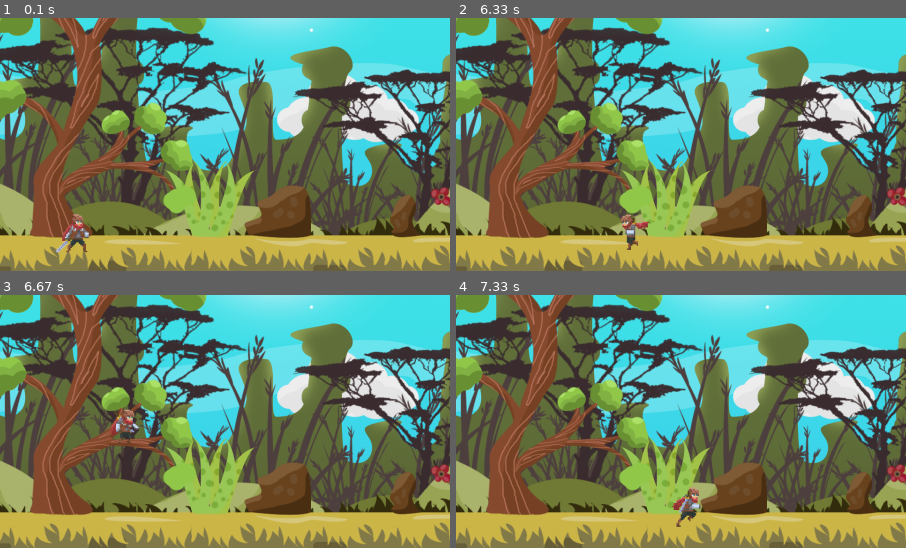
Above: before the commit, frames 1-4 (two rows, left to right).
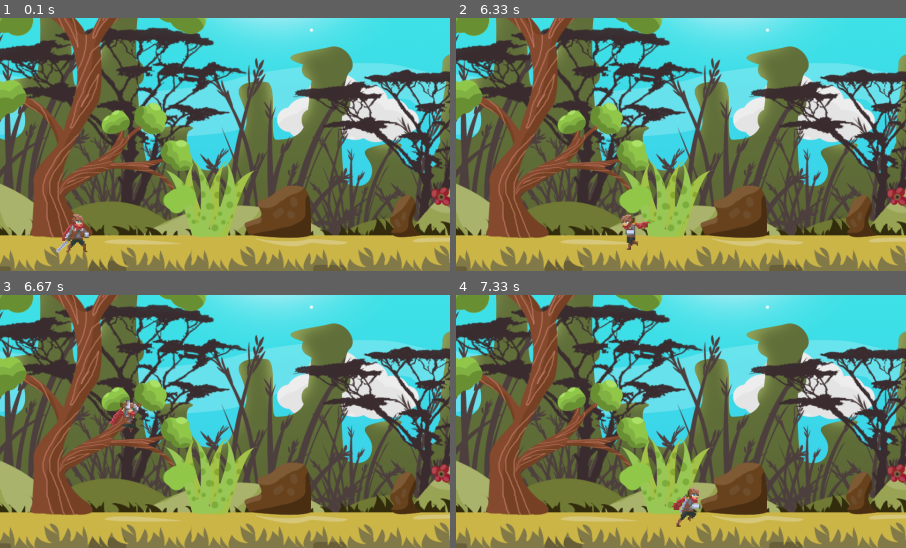
Above: after the commit, the same moments.

Repository: ethanwaggoner/Pygame_Game
Game: pygame game, started from Main.py
Two runs of this game, one before a commit and one after it. Both use one fixed random seed, a clock stepped at 60 frames per second and the inputs below.
Inputs:
- Up to frame 1 (0.1 s): no input
- Up to frame 2 (6.33 s): hold D 0.33-0.8 s; hold W 0.83-1.13 s; hold D 1.17-1.63 s; hold A 1.67-2.2 s; hold A 2.23-2.63 s; hold W 2.67-3.03 s; hold D 3.07-3.7 s; hold A 3.73-4.2 s; hold D 4.23-4.7 s; hold W 4.73-5.03 s; hold D 5.07-5.53 s; hold A 5.57-6.1 s; hold A from 6.13 s (still down)
- Up to frame 3 (6.67 s): release A at 6.53 s; hold W from 6.57 s (still down)
- Up to frame 4 (7.33 s): release W at 6.93 s; hold D from 6.97 s (still down)
The pictures show only the part of the screen within x 21-71%, y 44-94%; the shares and areas given below are measured in that part.

Frames 1-2 are identical in both runs. In frame 3, 0.5% of the frame differs, in the area x 24-31%, y 41-59%; in frame 4, nothing differs.

Commit message:
Smooth transition between scenes

Diff:
--- a/Assets.py
+++ b/Assets.py
@@ -4,7 +4,7 @@
 class Assets:
     def __init__(self):
         self.Level1 = pygame.image.load("Assets/Backgrounds/Level1.png").convert()
-        self.Level2 = pygame.image.load("Assets/Backgrounds/Level2.jpg").convert()
+        self.Level2 = pygame.image.load("Assets/Backgrounds/Level2.png").convert()
 
         self.playerIdle = [pygame.image.load("Assets/Player/Idle/adventurer-idle-2-00.png").convert_alpha(),
                            pygame.image.load("Assets/Player/Idle/adventurer-idle-2-01.png").convert_alpha(),
--- a/Main.py
+++ b/Main.py
@@ -15,14 +15,16 @@
 posY = 0
 velocity = 10
 jumpHeight = 10
+level = 1
 
 Assets = Assets()
+Player = Player(Assets)
 Background1 = Background(Assets.Level1, displaySurface)
-Player = Player()
+Background2 = Background(Assets.Level2, displaySurface)
 
 
-def draw():
-    Background1.render()
+def draw(background):
+    background.render()
     Player.render_player(displaySurface, posX, posY)
     Player.update()
     pygame.display.update()
@@ -32,18 +34,18 @@
 boole = True
 while boole:
 
+    keys = pygame.key.get_pressed()
+    playerX = Player.get_x(Player.start_positionX, posX)
+    playerY = Player.get_y(Player.start_positionY, posY)
+
     for event in pygame.event.get():
         if event.type == pygame.QUIT:
             boole = False
 
-    keys = pygame.key.get_pressed()
-    playerX = Player.get_x(Player.start_positionX, posX)
-    playerY = Player.get_y(Player.start_positionY, posY)
-
-    if keys[pygame.K_d] and playerX < 1920 - Player.player_width:
+    if keys[pygame.K_d] and playerX < 1850:
         posX += velocity
         Player.run_right()
-    if keys[pygame.K_a] and playerX > 0 + Player.player_width:
+    if keys[pygame.K_a] and playerX > -100:
         posX -= velocity
         Player.run_left()
     if keys[pygame.K_w] and playerY > 0 + Player.player_height:
@@ -57,4 +59,16 @@
         if posY <= 0:
             posY += 20
 
-    draw()
+    if level == 1:
+        draw(Background1)
+    elif level == 2:
+        draw(Background2)
+
+    if playerX >= 1850 and level == 1:
+        Player.start_positionX = -1350
+        Player.start_positionY = 750
+        level = 2
+    elif playerX < 0 and level == 2:
+        Player.start_positionX = 500
+        Player.start_positionY = 850
+        level = 1
--- a/Player.py
+++ b/Player.py
@@ -5,9 +5,10 @@
 
 class Player(Entity):
 
-    def __init__(self):
+    def __init__(self, player_assets):
         pygame.sprite.Sprite.__init__(self)
-        player_assets = Assets()
+
+        self.player_assets = player_assets
 
         self.is_running_right = False
         self.is_running_left = False
@@ -71,7 +72,7 @@
             if self.current_sprite >= len(self.jump_list):
                 self.current_sprite = 0
                 self.is_jumping = False
-                self.jump_image = self.jump_list[int(self.current_sprite)]
+            self.jump_image = self.jump_list[int(self.current_sprite)]
 
         if not self.is_running_right and not self.is_running_left and not self.is_jumping:
             self.current_sprite += 0.15
Binary file added: Assets/Backgrounds/Level2.png
